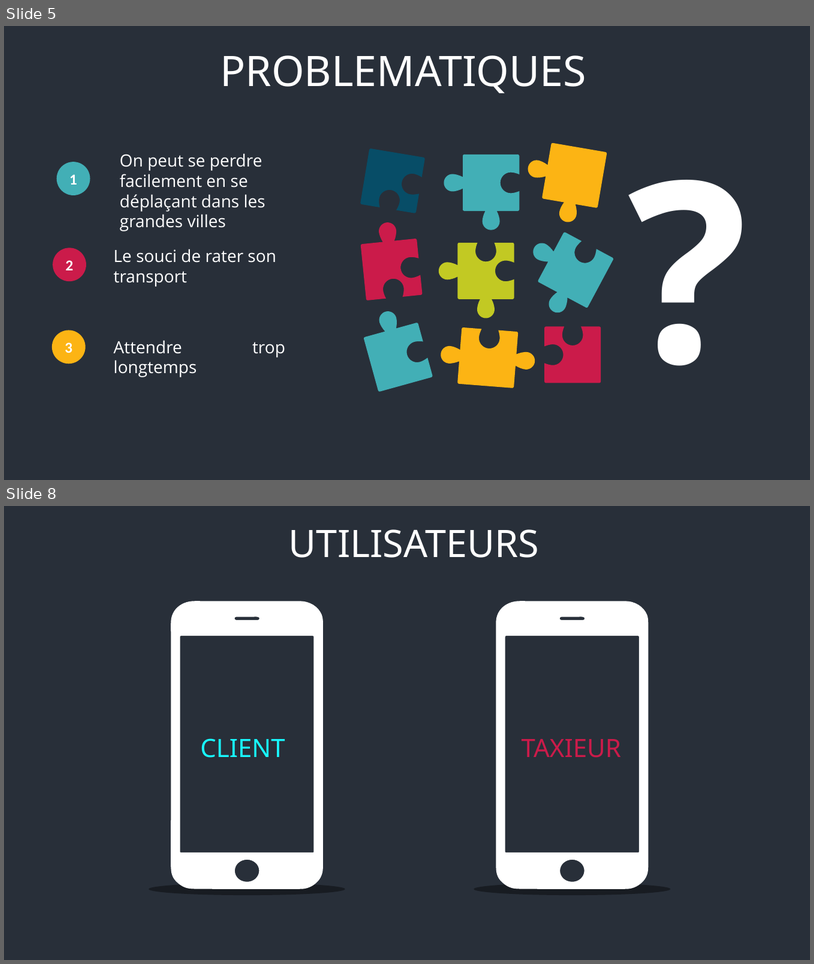
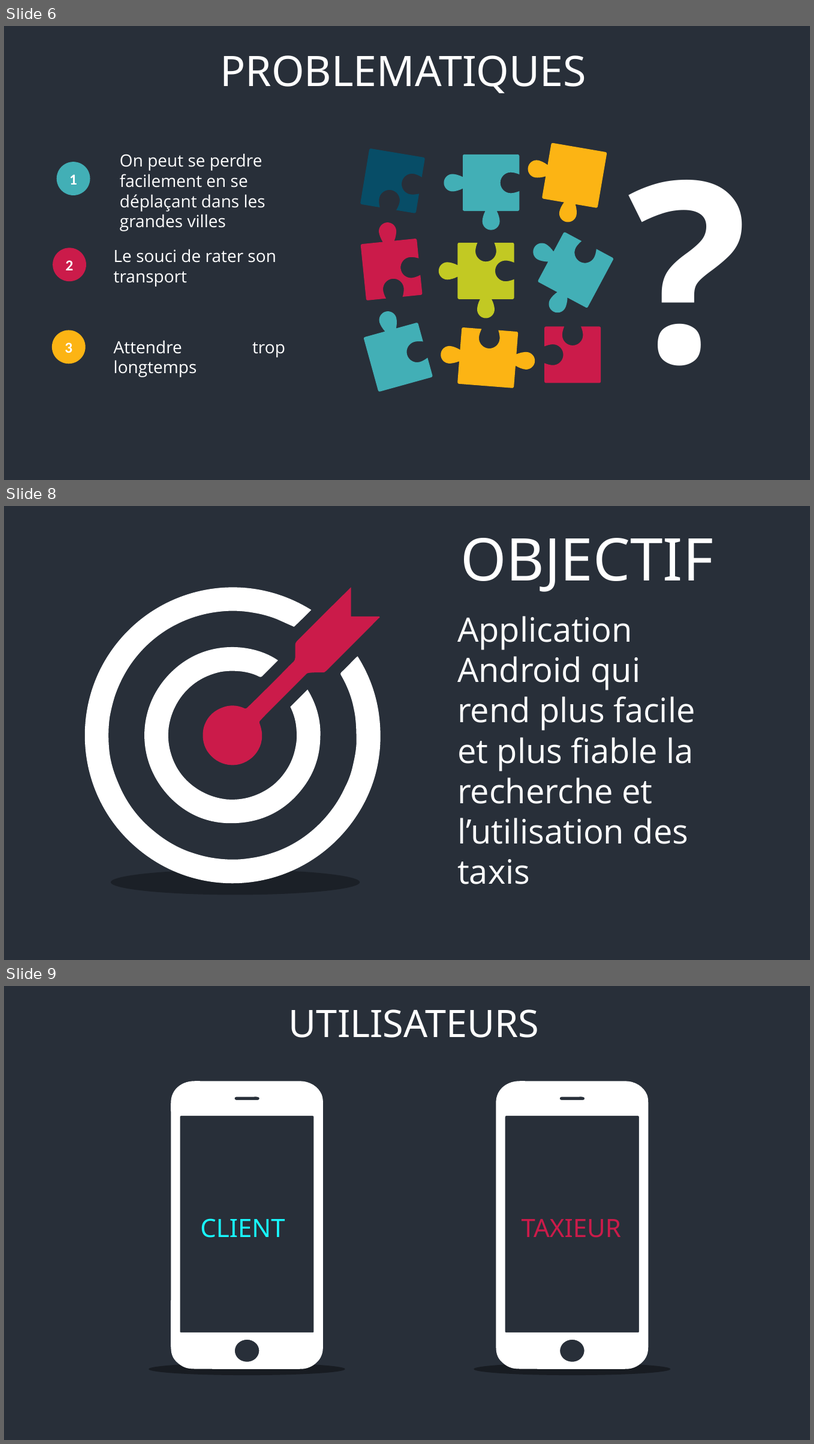
Before and after one commit to andry9995/pikla-driver, a slide deck: doc/présentation pikla.pptx. Shown one above the other, each under a label of ours: slides 5 and 8 before the commit, slides 6, 8 and 9 after it; the slides between them are not shown. The pictures are 814x964 and 814x1444 pixels, drawn with LibreOffice and Linux fonts; fonts in the diff are those of the drawing. Boxes give left, top, right and bottom in pixels: in the first picture for what was removed or moved away, otherwise in the second. Text is boxed around its words. In the diff, an @@ line names an element or a change of style, - is before the commit and + after.

```diff
--- a/doc/présentation pikla.pptx
+++ b/doc/présentation pikla.pptx
@@ slide 8 added at [4, 506, 810, 960], background #282F39 @@
@@ text added at [461, 538, 714, 592], 70 pt, text #FFFFFF @@
+OBJECTIF
@@ freeform shape added at [68, 567, 384, 900], fill #FFFFFF @@
@@ freeform shape added at [203, 587, 380, 766], fill #CB1B4A @@
@@ text added at [458, 616, 695, 844], 40 pt, text #FFFFFF @@
+Application Android qui rend plus facile et plus fiable la recherche et l’utilisation des taxis
@@ freeform shape added at [135, 638, 321, 823], fill #FFFFFF @@
@@ ellipse added at [111, 870, 360, 895], fill #000000 at 30% opacity @@
@@ what was slide 5 is now slide 6 @@
@@ what was slide 8 is now slide 9 @@
```
Also in this commit, not shown: 4 slides changed, 8 other slides added, 1 slide removed, 1 other file.
